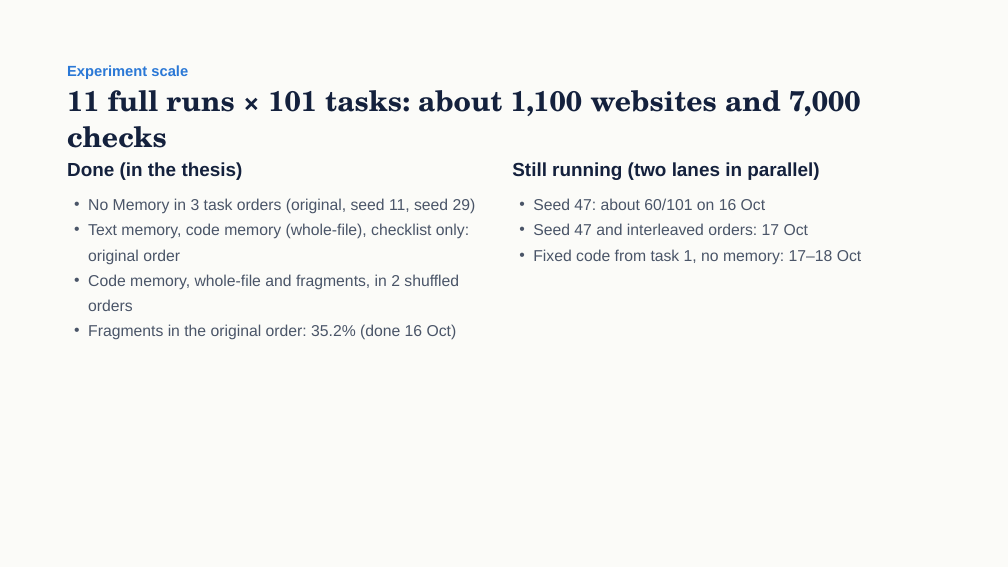
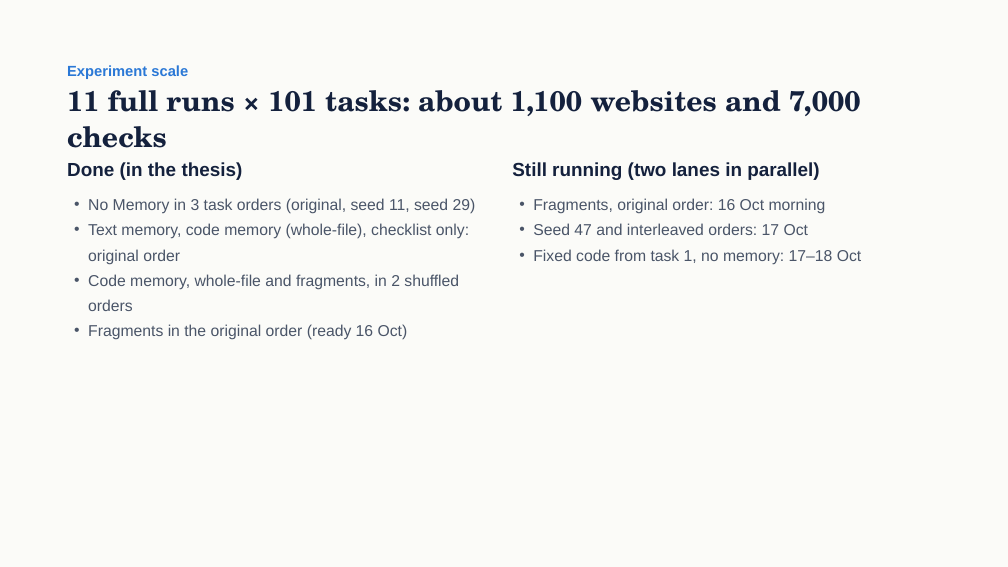
Before and after one commit to qiaopan/WebGen-Bench, a slide deck: slide 6 of docs/reports/group_meeting_deck_2026-10-16-en-v11/V11-Long-term memory for a small website generator.pptx. Drawn at 1008x567 pixels with LibreOffice and Linux fonts; fonts in the diff are those of the drawing. Boxes give left, top, right and bottom in pixels: in the first picture for what was removed or moved away, otherwise in the second. Text is boxed around its words. In the diff, an @@ line names an element or a change of style, - is before the commit and + after.

```diff
--- a/docs/reports/group_meeting_deck_2026-10-16-en-v11/V11-Long-term memory for a small website generator.pptx
+++ b/docs/reports/group_meeting_deck_2026-10-16-en-v11/V11-Long-term memory for a small website generator.pptx
@@ text at (533,198,826,214): text changed @@
-• Seed 47: about 60/101 on 16 Oct
+• Fragments, original order: 16 Oct morning
@@ text at (88,324,408,340): text changed @@
-• Fragments in the original order: 35.2% (done 16 Oct)
+• Fragments in the original order (ready 16 Oct)
```
Also in this commit, not shown: 5 other slides changed, 2 other files.
